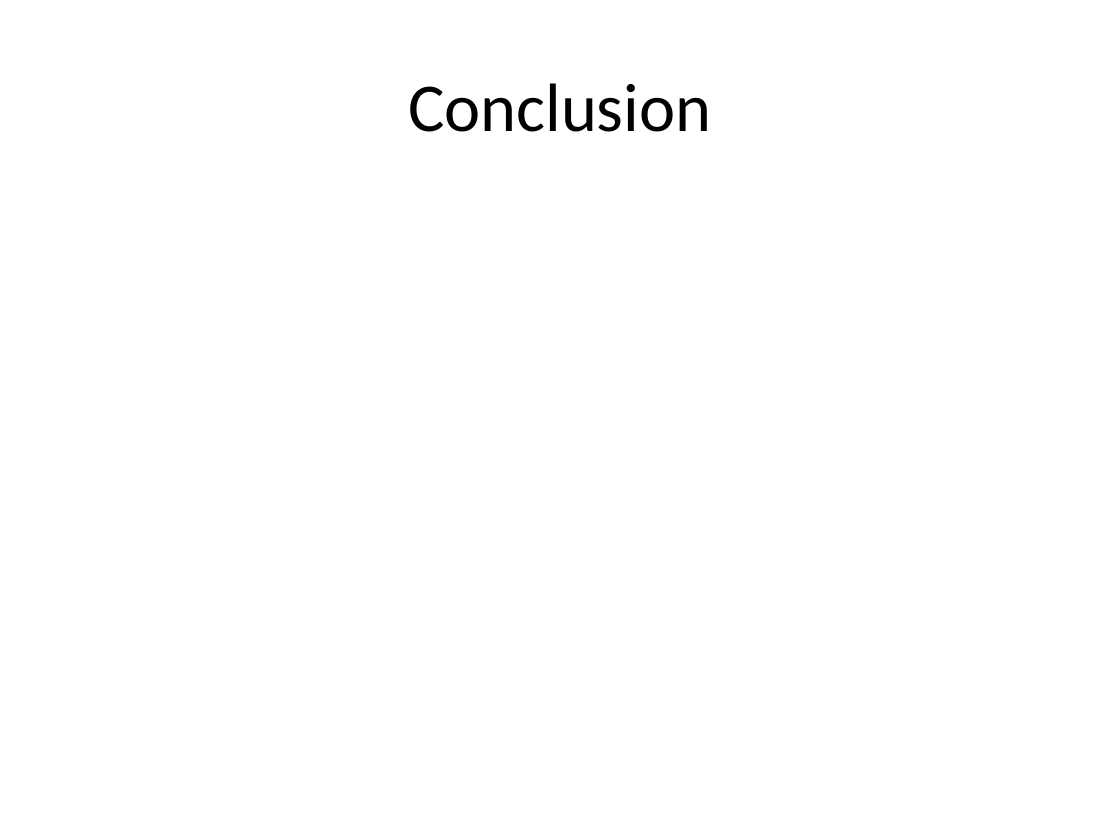
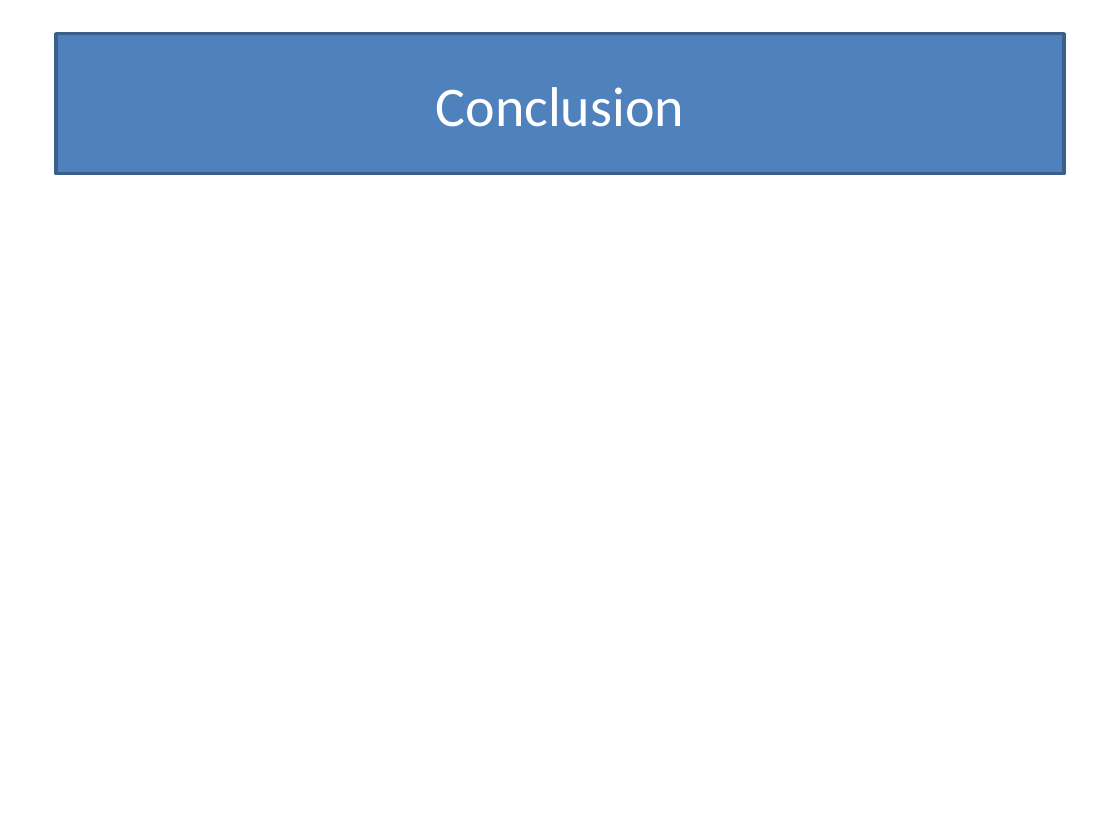
Before and after one commit to Slania/JPaxos-1, a slide deck: slide 33 of Paxos based directory updates for geo-replicated cloud storage.pptx. Drawn at 1120x840 pixels with LibreOffice and Linux fonts; fonts in the diff are those of the drawing. Boxes give left, top, right and bottom in pixels: in the first picture for what was removed or moved away, otherwise in the second. Text is boxed around its words. In the diff, an @@ line names an element or a change of style, - is before the commit and + after.

```diff
--- a/Paxos based directory updates for geo-replicated cloud storage.pptx
+++ b/Paxos based directory updates for geo-replicated cloud storage.pptx
@@ title "Conclusion": place and size @@
-title "Conclusion" at bbox=[408, 83, 711, 132]
+title "Conclusion" at bbox=[56, 34, 1064, 174]
@@ title "Conclusion" at bbox=[56, 34, 1064, 174]: size 44 to 36 pt, text colour #000000 to #FFFFFF; fill none to #4F81BD; outline none to #3A5F8C 2 pt @@
```
Also in this commit, not shown: 17 other slides changed.
